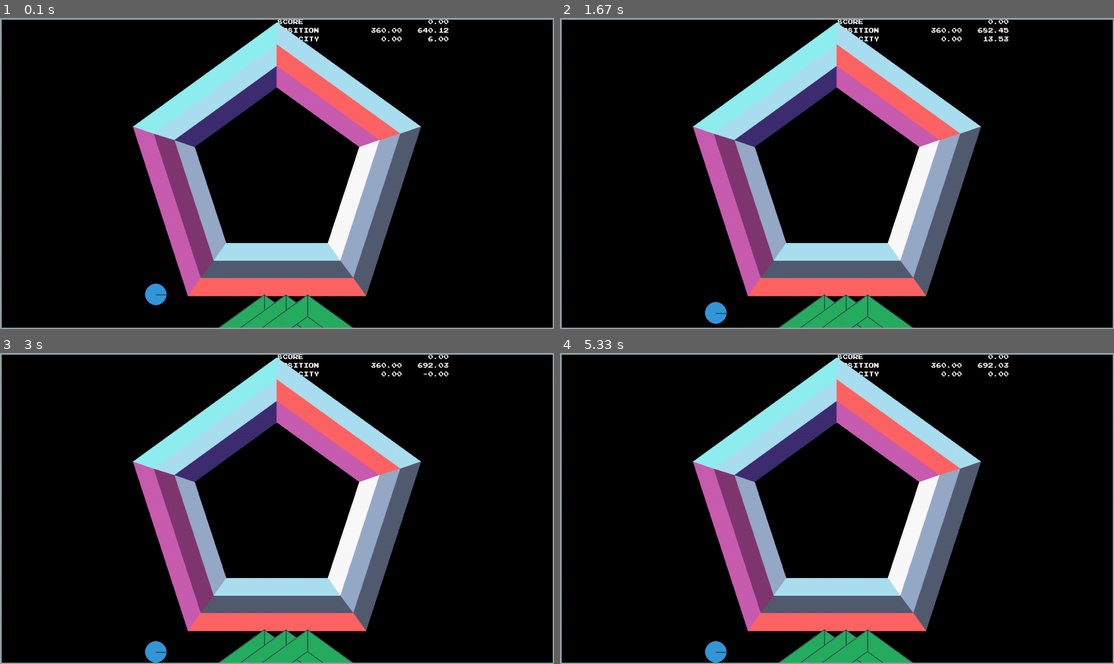
Above: before the commit, frames 1-4 (two rows, left to right).
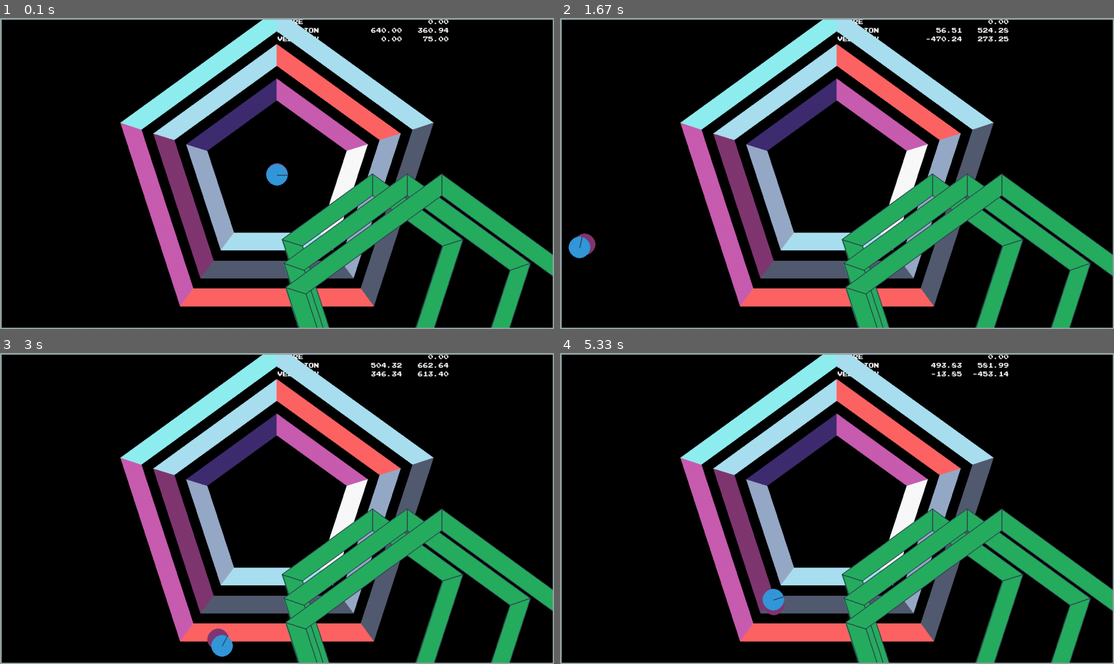
Above: after the commit, the same moments.

Repository: jwannamaker/PolyBounce
Game: pygame game, started from game.py
Same seed, same stepped clock (60 frames per second), same inputs: the game is played once before the commit and once after it.
Inputs:
- Up to frame 1 (0.1 s): no input
- Up to frame 2 (1.67 s): no input
- Up to frame 3 (3 s): no input
- Up to frame 4 (5.33 s): no input

The runs differ from the first frame. In frame 1, 27% of the frame differs, in the area x 21-100%, y 0-100%; in frame 2, 27%, in the area x 1-100%, y 0-100%; in frame 3, 27%; in frame 4, 27%.

Commit message:
Still working on moving where the polygon is generating in pymunk. Need to look over all those

Diff:
--- a/game.py
+++ b/game.py
@@ -17,23 +17,23 @@
         self.background = pygame.Surface(self.screen.get_size()).convert()
         self.background.fill(pygame.Color('black'))
         self.clock = pygame.time.Clock()
-        self.fps = 50
+        self.fps = 40
         self.dt = 1 / self.fps
         self.running = False
 
         # Entities setup
         self.space = pymunk.space.Space()
-        self.space.gravity = (0, 100)
+        self.space.gravity = (0, 1500)
 
         screen_corners = [(0, 0), (0, SCREEN_SIZE.y), (SCREEN_SIZE.x, SCREEN_SIZE.y), (SCREEN_SIZE.x, 0)]
         create_walls(screen_corners, self.space)
-        self.inner_ring = Polygon(self, radius=250, N=5)
-        self.mid_ring = Polygon(self, radius=300, N=5)
-        self.outer_ring = Polygon(self, radius=350, N=5)
-        self.ring_group = pygame.sprite.Group(self.inner_ring, self.mid_ring, self.outer_ring)
+        self.ring_group = pygame.sprite.Group()
+        self.inner_ring = Polygon(self, self.ring_group, radius=220, N=5)
+        self.mid_ring = Polygon(self, self.ring_group, radius=300, N=5)
+        self.outer_ring = Polygon(self, self.ring_group, radius=380, N=5)
 
-        self.player_ball = Ball(self, radius=25)
-        self.player_group = pygame.sprite.Group(self.player_ball)
+        self.player_group = pygame.sprite.Group()
+        self.player_ball = Ball(self, self.player_group, radius=25)
 
         # Now that all the game objects are created, I can add collision handling for them
         self.handler = self.space.add_collision_handler(1, 2) # 1 - ball, 2 - nonball ---> Can easily transition into using bitmasking for this
--- a/scripts/ball.py
+++ b/scripts/ball.py
@@ -6,8 +6,8 @@
 from scripts.entity import PhysicsEntity
 
 class Ball(PhysicsEntity):
-    def __init__(self, game, radius, entity_type='player'):
-        super().__init__(game, radius, entity_type)
+    def __init__(self, game, groups, radius, entity_type='player'):
+        super().__init__(game, groups, radius, entity_type)
 
         super().set_visual_properties()
         self.render()
--- a/scripts/entity.py
+++ b/scripts/entity.py
@@ -1,8 +1,9 @@
 from scripts.utils import *
 
 class PhysicsEntity(pygame.sprite.Sprite):
-    def __init__(self, game, radius, entity_type):
-        super().__init__()
+    def __init__(self, game, groups, radius, entity_type):
+        self.groups = groups
+        super().__init__(self.groups)
         self.game = game
         self.radius = radius
         self.entity_type = entity_type
@@ -12,6 +13,7 @@
         self.color = random.choice(PALLETE)
 
         self.body = pymunk.Body(0, 0, pymunk.Body.DYNAMIC) # can be modified in the derived class constructor
+        self.body.position = [CENTER.x, -CENTER.y]
         self.shape: pymunk.Shape = None # must be defined in the derived class constructor
 
     def set_visual_properties(self):
@@ -22,20 +24,19 @@
 
     def set_physics_properties(self):
         ''' must be called in derived class constructor '''
-        self.body.position = pymunk.pygame_util.from_pygame((self.rect.top + self.radius, self.rect.left + self.radius), self.image)
+        self.body.position = [CENTER.x, CENTER.y]
         if self.entity_type == 'player':
             self.shape.density = 10
-            self.shape.elasticity = 0.456
+            self.shape.elasticity = 0.999
             self.shape.friction = 0.825
             self.game.space.add(self.body, self.shape)
         elif self.entity_type == 'non-player':
             self.game.space.add(self.body)
             for shape in self.side_shapes:
-                shape.density = 1
+                shape.density = 10
                 shape.elasticity = 0.999
                 shape.friction = 0.789
                 self.game.space.add(shape)
 
     def update(self):
-        if self.entity_type == 'player':
-            self.rect.center = Vector2(self.body.position[0], self.body.position[1])
+        self.rect.center = Vector2(self.body.position)
--- a/scripts/polygon.py
+++ b/scripts/polygon.py
@@ -6,17 +6,14 @@
 from scripts.utils import *
 from scripts.entity import PhysicsEntity
 
-class Side(NamedTuple):
-    sprite: pygame.sprite.Sprite
-    shape: pymunk.Shape
 
 class Polygon(PhysicsEntity):
     '''
     Polygon ring rotates using  Q/A (counterclockwise) and E/D (clockwise).
     **Holds a group of sprites for the sides
     '''
-    def __init__(self, game, radius, N, entity_type='non-player'):
-        super().__init__(game, radius, entity_type)
+    def __init__(self, game, groups, radius, N, entity_type='non-player'):
+        super().__init__(game, groups, radius, entity_type)
         self.N = N
         self.wall_thickness = 50
         self.theta = (2 * np.pi) / self.N         # Exterior angle in radians
@@ -89,7 +86,7 @@
         side.mask = pygame.mask.from_surface(side.image)
         return side
 
-    def remove_side(self, side: Side):
+    def remove_side(self, color):
         pass
 
     def cw_rotate(self, dt):
@@ -104,3 +101,8 @@
         for side in self.side_sprites:
             self.game.screen.blit(side.image, self.rect.topleft)
         self.game.screen.blit(self.image, self.rect.topleft)
+
+
+# class Side(PhysicsEntity):
+#     def __init__(self, polygon: Polygon, start_angle, end_angle, color, entity_type='non-player'):
+#         super().__init__(polygon.game, polygon.groups, polygon.radius, start_angle, end_angle, )
--- a/scripts/utils.py
+++ b/scripts/utils.py
@@ -46,6 +46,12 @@
 
 def get_collision_type(color_str):
     return PALLETE_DICT[color_str].collision_type
+
+def to_pygame(point_list):
+    result = []
+    for p in point_list:
+        result.append((p[0], -p[1]))
+    return result
 
 def create_walls(corners, space: pymunk.Space):
     for i in range(len(corners)):
